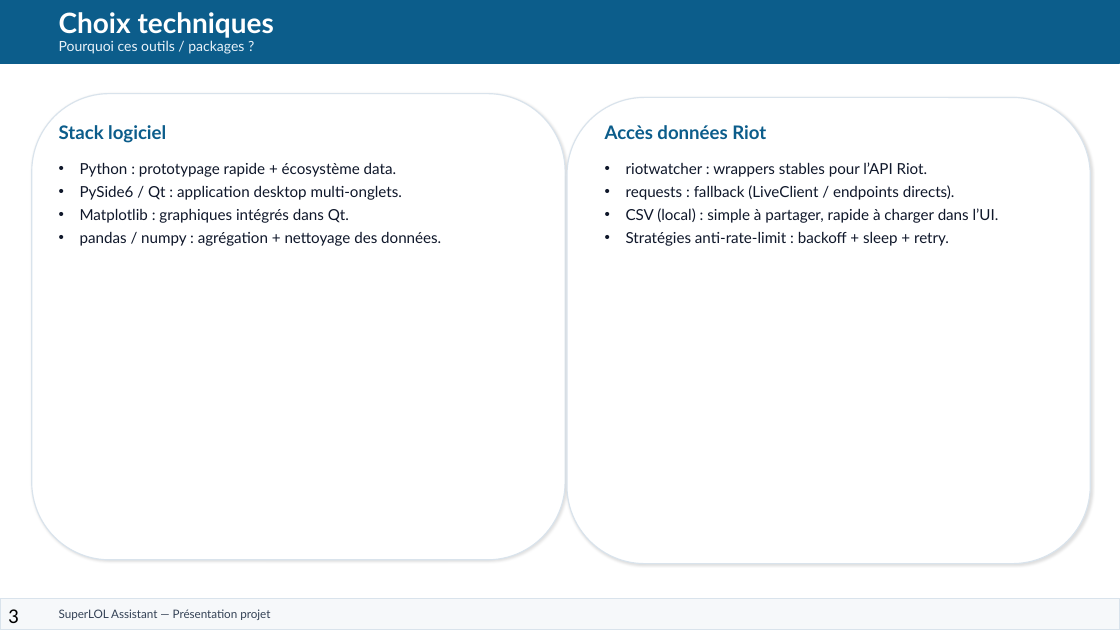
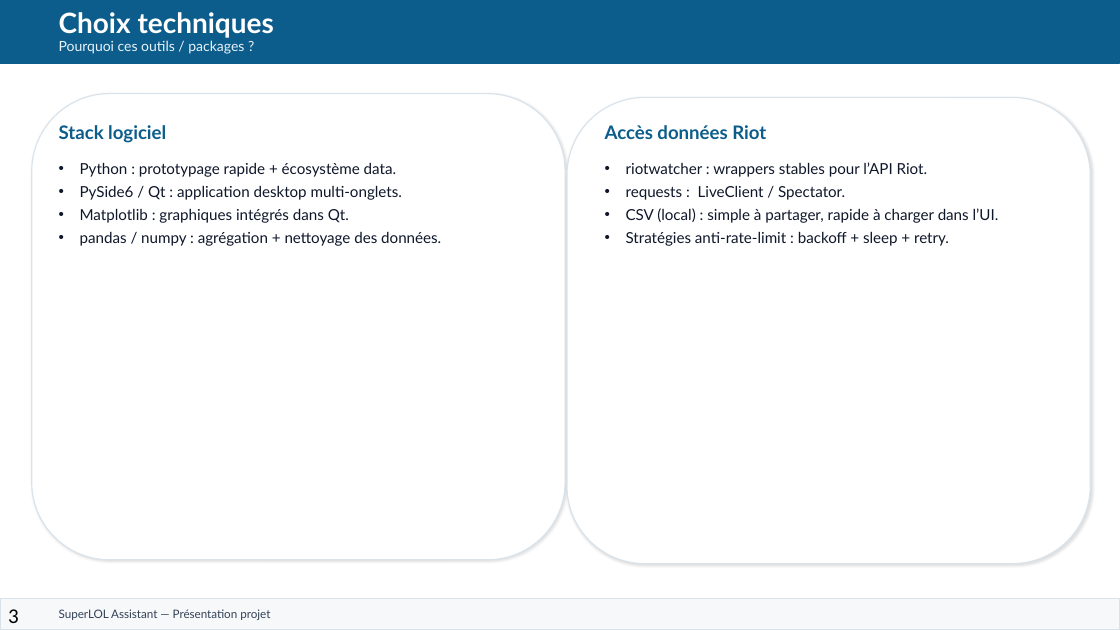
Before and after one commit to monsieurazazel-lgtm/PAI_2025_LEI_ZHANG_superLOLassistant, a slide deck: slide 3 of Soutenance_SuperLOL_Presentation.pptx. Drawn at 1120x630 pixels with LibreOffice and Linux fonts; fonts in the diff are those of the drawing. Boxes give left, top, right and bottom in pixels: in the first picture for what was removed or moved away, otherwise in the second. Text is boxed around its words. In the diff, an @@ line names an element or a change of style, - is before the commit and + after.

```diff
--- a/Soutenance_SuperLOL_Presentation.pptx
+++ b/Soutenance_SuperLOL_Presentation.pptx
@@ text at [626, 186, 845, 200]: text changed @@
-• requests : fallback (LiveClient / endpoints directs).
+• requests : LiveClient / Spectator.
```
Also in this commit, not shown: 5 other slides changed, 2 slides added.
